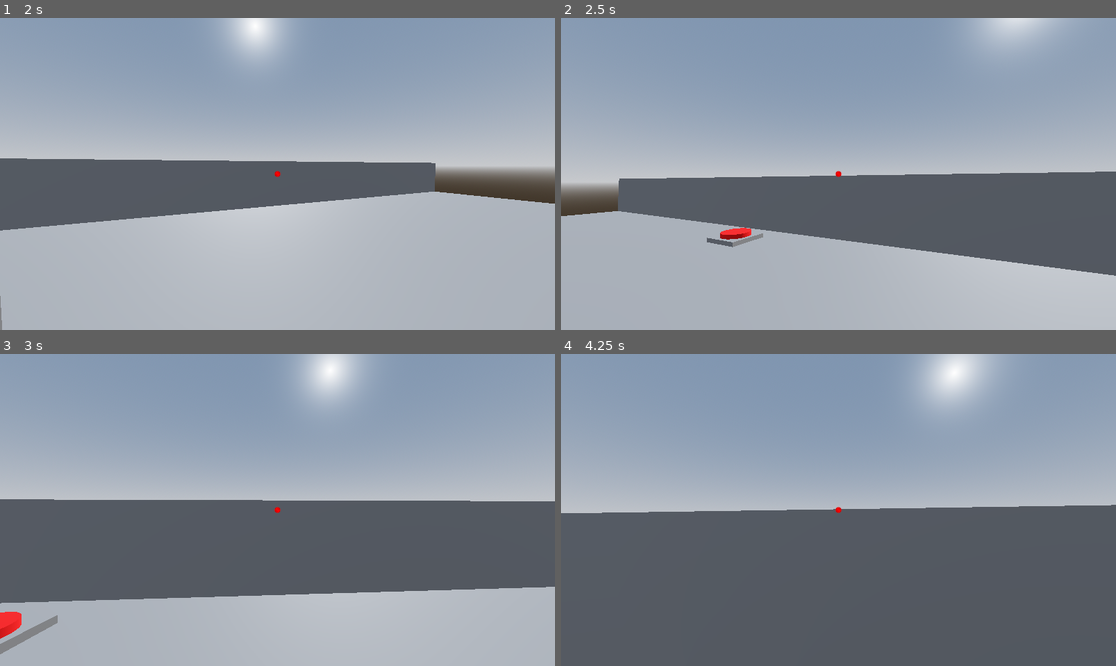
Above: before the commit, frames 1-4 (two rows, left to right).
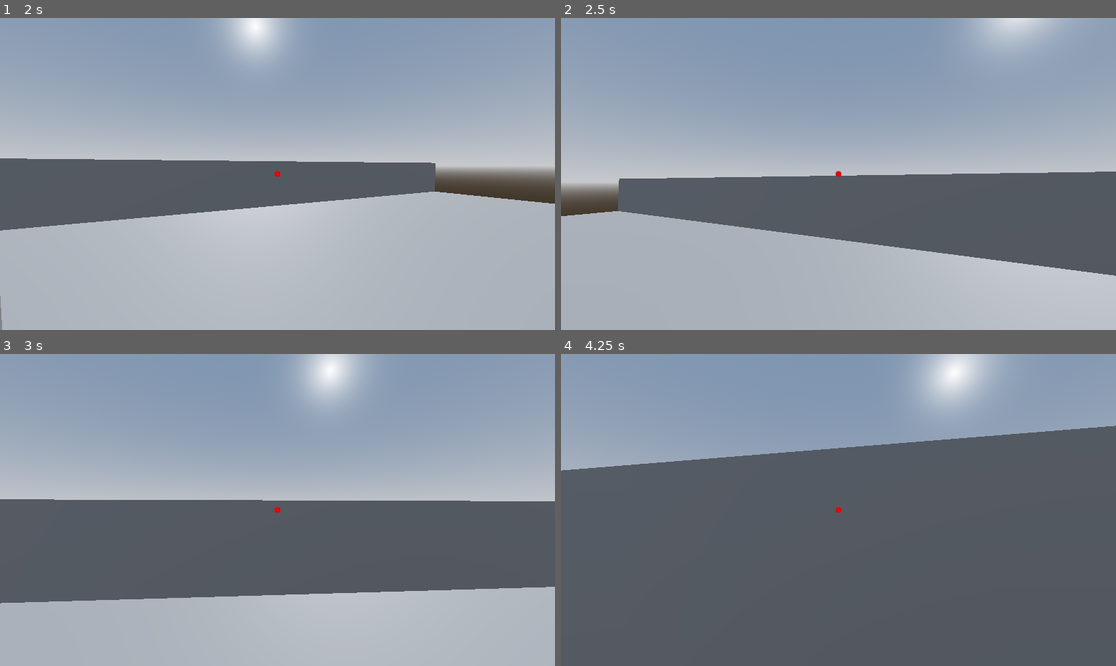
Above: after the commit, the same moments.

Repository: AntoninHUDRY/Q_panic
Game: Godot game, scene res://CameraTest.tscn
The game is run twice, just before and just after one commit, with the same random seed, the same clock (stepped at 60 frames per second) and the same inputs.
Inputs (mouse positions are in pixels of both pictures, inside the frame that each line leads up to):
- Up to frame 1 (2 s): move the mouse to (271, 180) at 0.52 s; hold W (up) from 0.53 s (still down); tap C (clear_minicam) at 0.6 s; click (271, 180) at 0.67 s; tap Space (jump) at 0.77, 1.52 s; move the mouse to (316, 177) at 1.27 s; tap Ctrl (crouch) at 1.35 s
- Up to frame 2 (2.5 s): keep holding W (up); move the mouse to (794, 170) at 2.02 s; hold F (hold) from 2.03 s (still down)
- Up to frame 3 (3 s): move the mouse to (283, 510) at 2.77 s; release W (up) at 2.78 s; release F (hold) at 2.78 s; hold A (left) from 2.78 s (still down); tap E (interact) at 2.85 s; click (283, 510) at 2.92 s
- Up to frame 4 (4.25 s): tap Space (jump) at 3.02, 3.77 s; move the mouse to (816, 503) at 3.52 s; release A (left) at 3.53 s; hold W (up) from 3.53 s (still down); hold G (release) from 3.53 s (still down)

Frame 1 is identical in both runs. In frame 2, 0.3% of the frame differs, in the area x 26-37%, y 67-74%; in frame 3, 0.6%; in frame 4, 20%, in the area x 0-100%, y 22-52%.

Commit message:
small changes

Diff:
--- a/CameraTest.tscn
+++ b/CameraTest.tscn
@@ -1,10 +1,11 @@
-[gd_scene load_steps=20 format=3 uid="uid://8ukrrg3tetb8"]
+[gd_scene load_steps=21 format=3 uid="uid://8ukrrg3tetb8"]
 
 [ext_resource type="Script" path="res://quantum/QuantumController.gd" id="2_3qsxb"]
 [ext_resource type="PackedScene" uid="uid://isnyipijubp4" path="res://Cube.tscn" id="3_8b4es"]
 [ext_resource type="Script" path="res://quantum/EntangledGroup.gd" id="3_fka2m"]
 [ext_resource type="PackedScene" uid="uid://wv3me4e1tqx5" path="res://Player.tscn" id="4_jlm4d"]
 [ext_resource type="PackedScene" uid="uid://0o7uhfxqs1jc" path="res://MiniCamera.tscn" id="5_0h0cn"]
+[ext_resource type="PackedScene" uid="uid://qfenrsmlfday" path="res://Door.tscn" id="7_deytm"]
 [ext_resource type="PackedScene" uid="uid://bxp67nejxfwsv" path="res://FloorButton.tscn" id="8_o6ekm"]
 [ext_resource type="PackedScene" uid="uid://cfm46bfyyqy6x" path="res://fix_Door.tscn" id="11_roepf"]
 
@@ -120,12 +121,14 @@
 transform = Transform3D(1, 0, 0, 0, 1, 0, 0, 0, 1, 0, -0.06, 0)
 shape = SubResource("BoxShape3D_mgkqc")
 
+[node name="Door" parent="." instance=ExtResource("7_deytm")]
+transform = Transform3D(1, 0, 0, 0, 1, 0, 0, 0, 1, -4, 1.60169, 0)
+
 [node name="FloorButton" parent="." instance=ExtResource("8_o6ekm")]
 transform = Transform3D(1, 0, 0, 0, 1, 0, 0, 0, 1, 0, 0.180907, 5.71613)
 
-[node name="Door2" parent="." node_paths=PackedStringArray("buttons") instance=ExtResource("11_roepf")]
+[node name="Door2" parent="." instance=ExtResource("11_roepf")]
 transform = Transform3D(1, 0, 0, 0, 1, 0, 0, 0, 1, 2.99172, 1.59217, 0)
-buttons = [NodePath("../FloorButton"), NodePath("../FloorButton2")]
 
 [node name="Wall2" type="StaticBody3D" parent="."]
 transform = Transform3D(1, 0, 0, 0, 1, 0, 0, 0, 1, -7.93942, 0.905261, -8.47043)
@@ -137,6 +140,3 @@
 [node name="CollisionShape3D" type="CollisionShape3D" parent="Wall2"]
 transform = Transform3D(1, 0, 0, 0, 1, 0, 0, 0, 1, 0, -0.06, 0)
 shape = SubResource("BoxShape3D_li12p")
-
-[node name="FloorButton2" parent="." instance=ExtResource("8_o6ekm")]
-transform = Transform3D(1, 0, 0, 0, 1, 0, 0, 0, 1, -4.50141, 0.110523, -13.2271)
